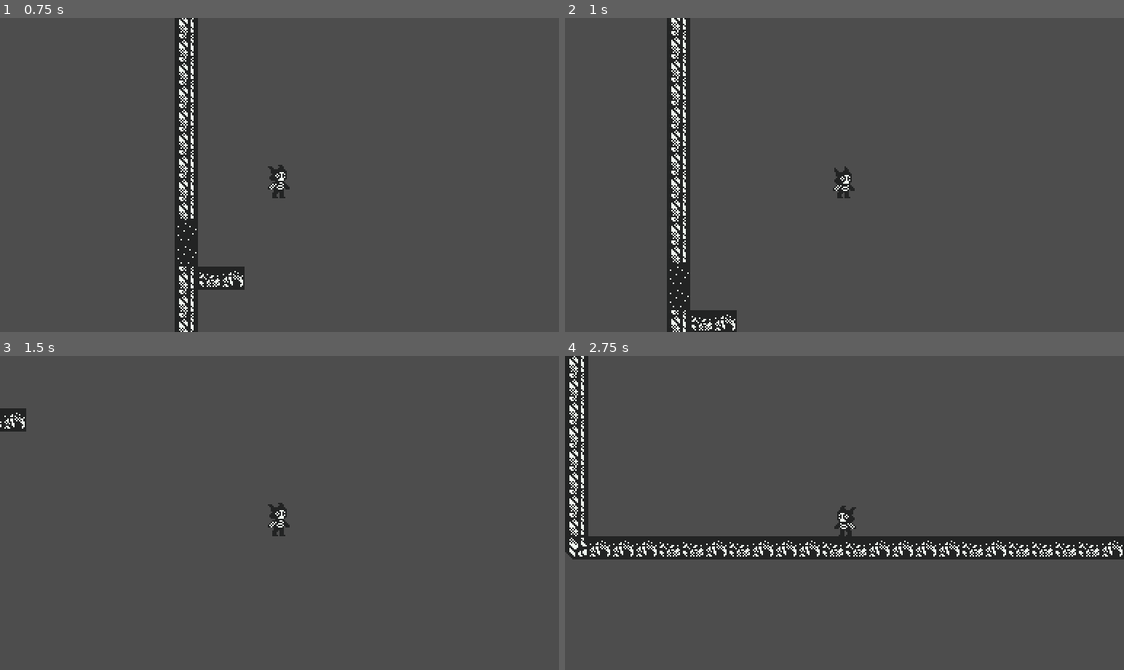
Above: before the commit, frames 1-4 (two rows, left to right).
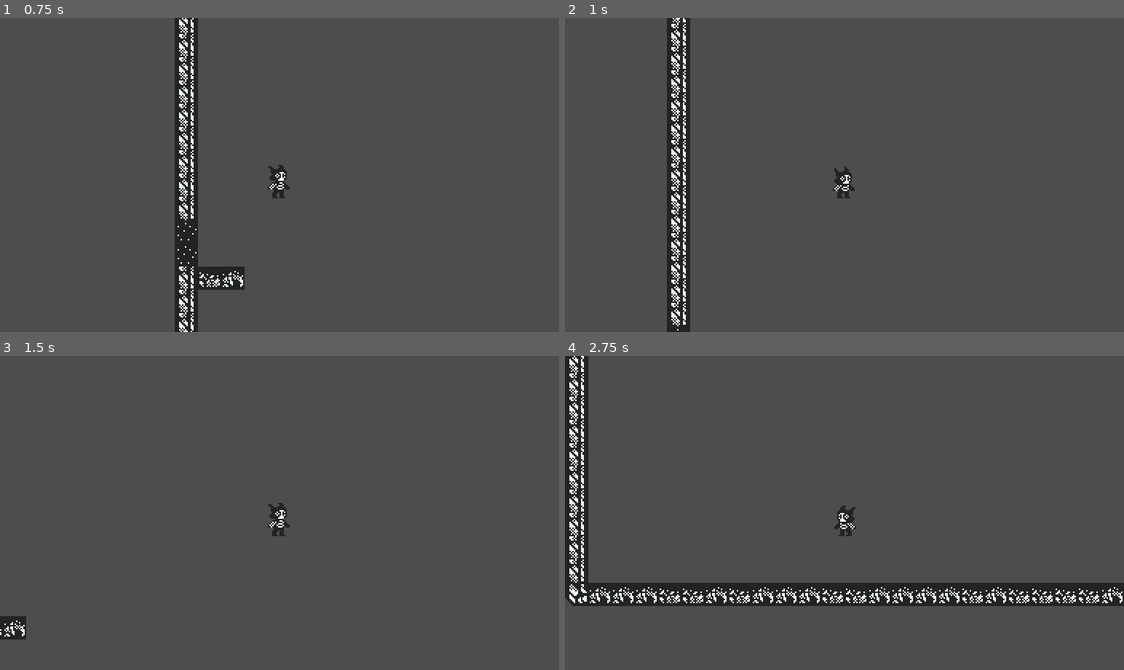
Above: after the commit, the same moments.

Repository: SpeedOfSmell/cryptid-caper
Game: Godot game, scene res://assets/game/game_manager.tscn
The game is run twice, just before and just after one commit, with the same random seed, the same clock (stepped at 60 frames per second) and the same inputs.
Inputs:
- Up to frame 1 (0.75 s): tap Enter at 0.5 s; hold D (walk_right) from 0.53 s (still down); tap Space (jump) at 0.6 s
- Up to frame 2 (1 s): keep holding D (walk_right); tap Space (jump) at 0.77 s
- Up to frame 3 (1.5 s): keep holding D (walk_right); tap Space (jump) at 1.07 s; tap S (duck) at 1.35 s
- Up to frame 4 (2.75 s): tap Space (jump) at 1.52, 1.55, 1.82, 2.1 s; release D (walk_right) at 2.03 s; hold A (walk_left) from 2.03 s (still down)

Frame 1 is identical in both runs. In frame 2, 1.5% of the frame differs, in the area x 18-31%, y 0-100%; in frame 3, 0.7%; in frame 4, 15%, in the area x 0-100%, y 57-80%.

Commit message:
just coyote time and double jump

Diff:
--- a/assets/game/room_manager/player/player.tscn
+++ b/assets/game/room_manager/player/player.tscn
@@ -8,6 +8,7 @@
 [ext_resource type="Script" uid="uid://d3d6uhgu1c4wj" path="res://assets/game/room_manager/player/states/duck_state.gd" id="6_l7p8j"]
 [ext_resource type="Script" uid="uid://iju4o5bqabn3" path="res://assets/game/room_manager/player/states/jump_state.gd" id="7_a0gya"]
 [ext_resource type="Script" uid="uid://b40cqiifg6b6b" path="res://assets/game/room_manager/player/states/fall_state.gd" id="8_y5rae"]
+[ext_resource type="Script" path="res://assets/game/room_manager/player/states/coyote_state.gd" id="9_coy01"]
 
 [sub_resource type="RectangleShape2D" id="RectangleShape2D_buion"]
 size = Vector2(15, 23)
@@ -108,3 +109,6 @@
 
 [node name="Fall" type="Node" parent="State Machine" unique_id=935172648]
 script = ExtResource("8_y5rae")
+
+[node name="Coyote" type="Node" parent="State Machine" unique_id=1266094371]
+script = ExtResource("9_coy01")
--- a/assets/game/room_manager/player/player_controller.gd
+++ b/assets/game/room_manager/player/player_controller.gd
@@ -7,6 +7,9 @@
 @export var sprite_node: AnimatedSprite2D
 @export var standing_shape: CollisionShape2D
 @export var ducking_shape: CollisionShape2D
+@export var max_air_jumps : int = 1 #potential for multiple upgrades?
+
+var air_jumps_left := 0
 
 func _process(_delta):
 	# TODO: play walk, jump and duck animations once the art exists.
--- a/assets/game/room_manager/player/states/air_state.gd
+++ b/assets/game/room_manager/player/states/air_state.gd
@@ -1,5 +1,11 @@
 class_name AirState
 extends PlayerState
+
+func next_state() -> StringName:
+	if Input.is_action_just_pressed("jump") and player.air_jumps_left > 0:
+		player.air_jumps_left -= 1
+		return JUMP
+	return super()
 
 # Gravity and steering shared by every state in the air inheriting, to be planned for potential air dash/other states
 func physics_update(delta: float):
--- /dev/null
+++ b/assets/game/room_manager/player/states/coyote_state.gd
@@ -0,0 +1,22 @@
+class_name CoyoteState
+extends AirState
+
+@export var coyote_time : float = 0.1
+
+var _time_left := 0.0
+
+func enter():
+	_time_left = coyote_time
+
+func next_state() -> StringName:
+	if player.is_on_floor():
+		return IDLE
+	if Input.is_action_just_pressed("jump"):
+		return JUMP
+	if _time_left <= 0:
+		return FALL
+	return super()
+
+func physics_update(delta: float):
+	super(delta)
+	_time_left -= delta
--- a/assets/game/room_manager/player/states/grounded_state.gd
+++ b/assets/game/room_manager/player/states/grounded_state.gd
@@ -4,7 +4,8 @@
 # All grounded states inherit from
 func next_state() -> StringName:
 	if not player.is_on_floor():
-		return FALL
+		return COYOTE # instead of going straight from ground -> fall, the chain is ground -> coyote -> fall, so that the player can still jump in the coyote window that lasts predeterm time
+	player.air_jumps_left = player.max_air_jumps
 	if Input.is_action_just_pressed("jump"):
 		return JUMP
 	return super()
--- a/assets/game/room_manager/player/states/jump_state.gd
+++ b/assets/game/room_manager/player/states/jump_state.gd
@@ -3,10 +3,19 @@
 
 @export var jump_speed : float = 440
 
+var _just_entered := false
+
 func enter():
 	player.velocity.y = -jump_speed
+	_just_entered = true #otherwise the double jump can be eaten off same input
 
 func next_state() -> StringName:
 	if player.velocity.y >= 0:
 		return FALL
+	if _just_entered:
+		return STAY
 	return super()
+
+func physics_update(delta: float):
+	super(delta)
+	_just_entered = false
--- a/assets/game/room_manager/player/states/player_state.gd
+++ b/assets/game/room_manager/player/states/player_state.gd
@@ -8,6 +8,7 @@
 const DUCK := &"Duck"
 const JUMP := &"Jump"
 const FALL := &"Fall"
+const COYOTE := &"Coyote"
 
 #ADDING NEW STATE:
 # 1) Add new state extending grounded, air or player state
Not shown, added: assets/game/room_manager/player/states/coyote_state.gd.uid
